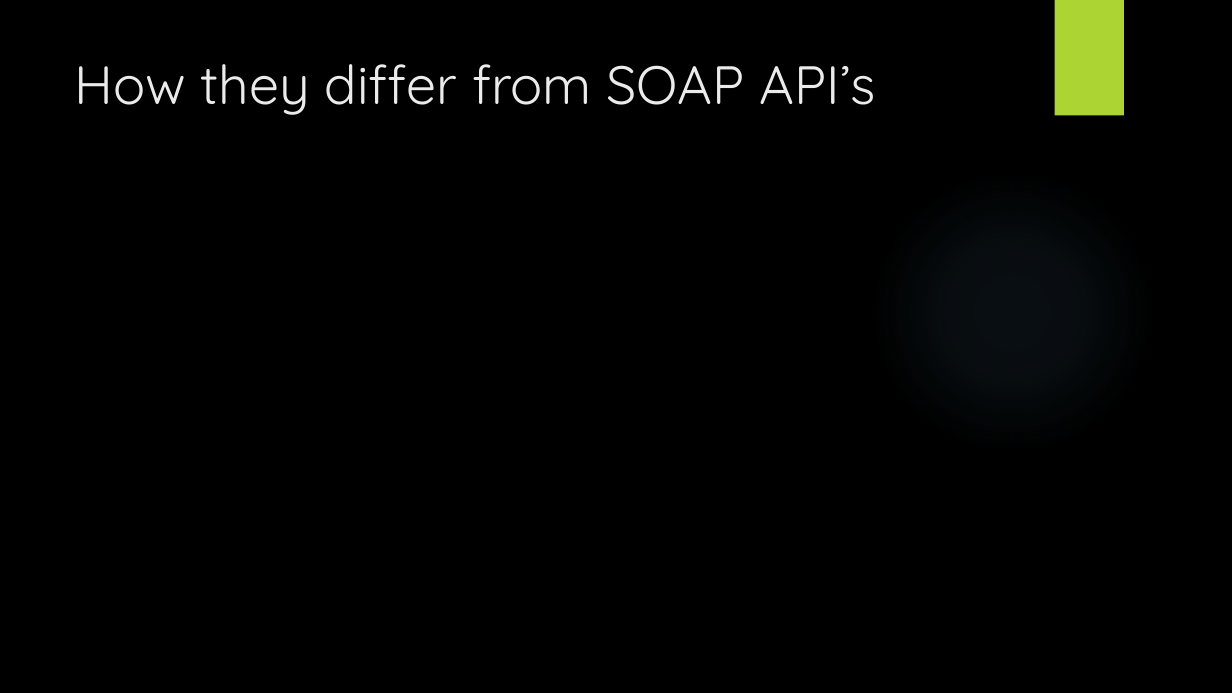
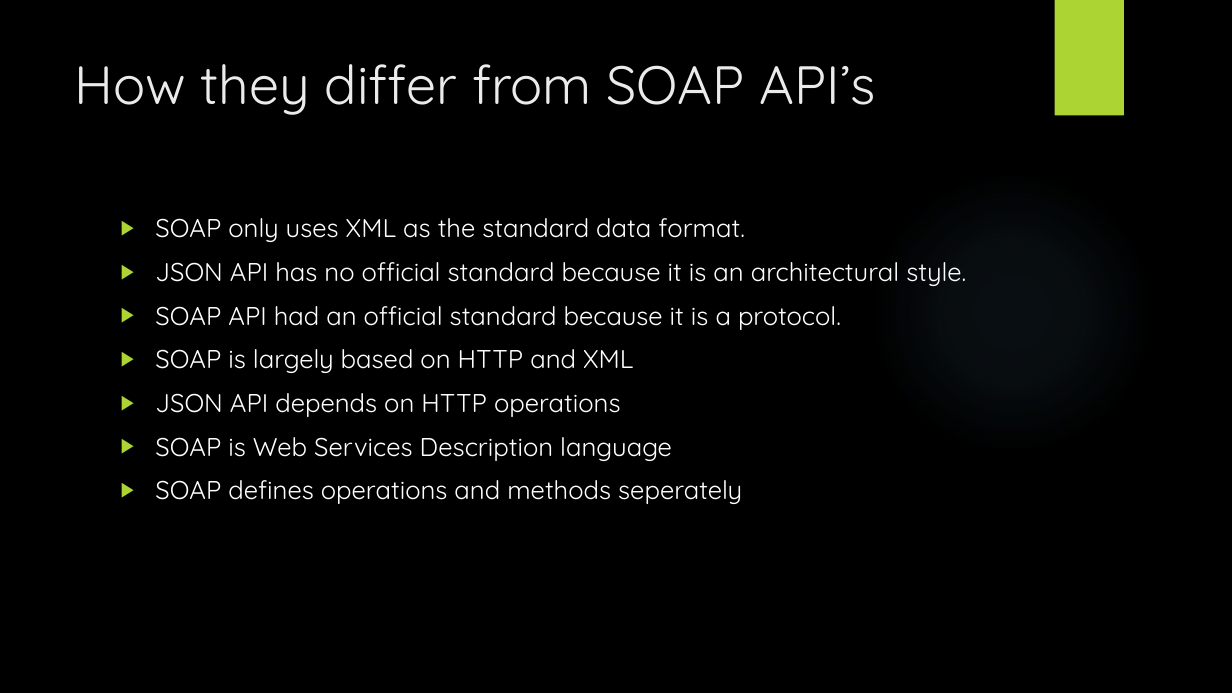
Before and after one commit to wthomason/web-420, a slide deck: slide 3 of week-4/thomason-presentation-4.2.pptx. Drawn at 1232x693 pixels with LibreOffice and Linux fonts; fonts in the diff are those of the drawing; background and template pictures are left out. Boxes give left, top, right and bottom in pixels: in the first picture for what was removed or moved away, otherwise in the second. Text is boxed around its words. In the diff, an @@ line names an element or a change of style, - is before the commit and + after.

```diff
--- a/week-4/thomason-presentation-4.2.pptx
+++ b/week-4/thomason-presentation-4.2.pptx
@@ text added at box(155, 218, 966, 504), 20 pt, text #FFFFFF @@
+▶ SOAP only uses XML as the standard data format.
+▶ JSON API has no official standard because it is an architectural style.
+▶ SOAP API had an official standard because it is a protocol.
+▶ SOAP is largely based on HTTP and XML
+▶ JSON API depends on HTTP operations
+▶ SOAP is Web Services Description language
+▶ SOAP defines operations and methods seperately
```
Also in this commit, not shown: 4 other slides changed, 3 slides added, 1 slide removed, 5 other files.
